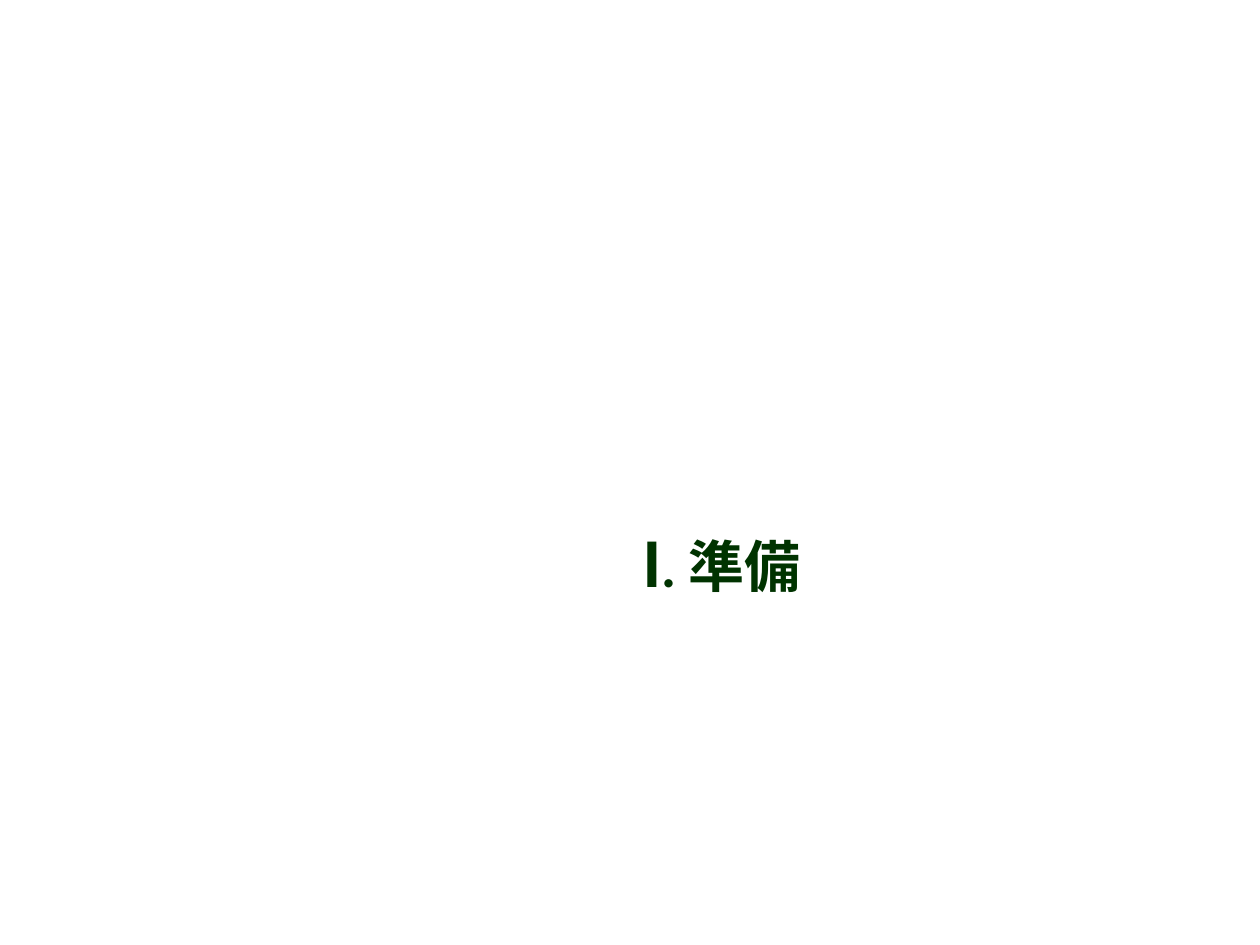
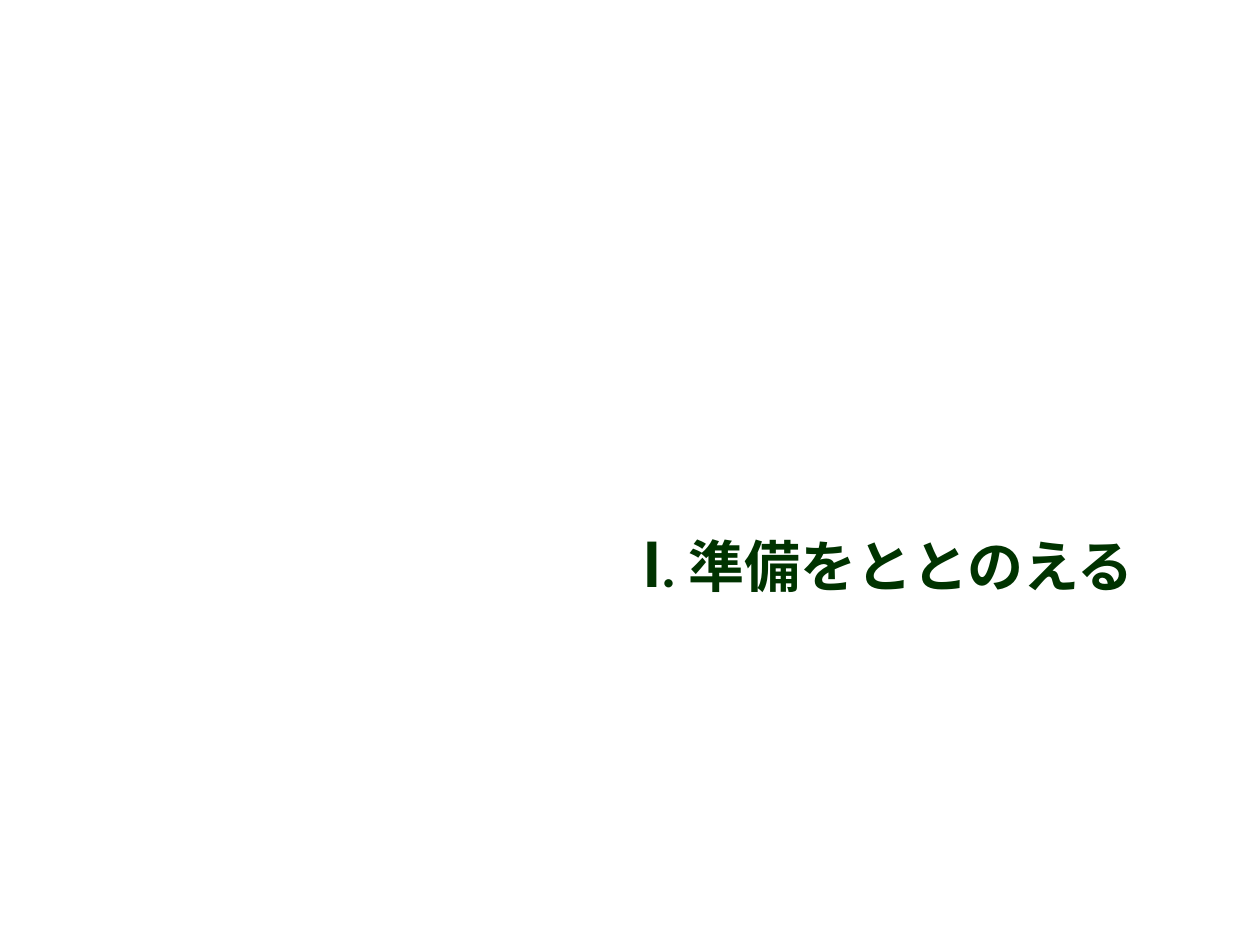
Before and after one commit to MatsK/Courses, a slide deck: slide 2 of CS2/Arduino入門.pptx. Drawn at 1260x945 pixels with LibreOffice and Linux fonts; fonts in the diff are those of the drawing; background and template pictures are left out. Boxes give left, top, right and bottom in pixels: in the first picture for what was removed or moved away, otherwise in the second. Text is boxed around its words. In the diff, an @@ line names an element or a change of style, - is before the commit and + after.

```diff
--- a/CS2/Arduino入門.pptx
+++ b/CS2/Arduino入門.pptx
@@ title at (643, 539, 1134, 592): text changed @@
-I. 準備
+I. 準備をととのえる
```
Also in this commit, not shown: 3 other slides changed, 4 slides added, 21 other files.
